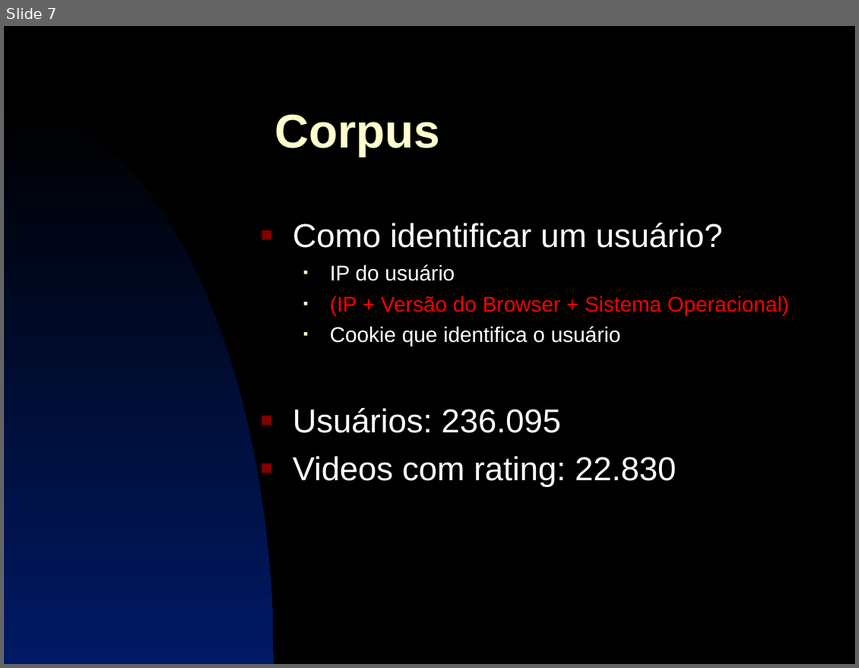
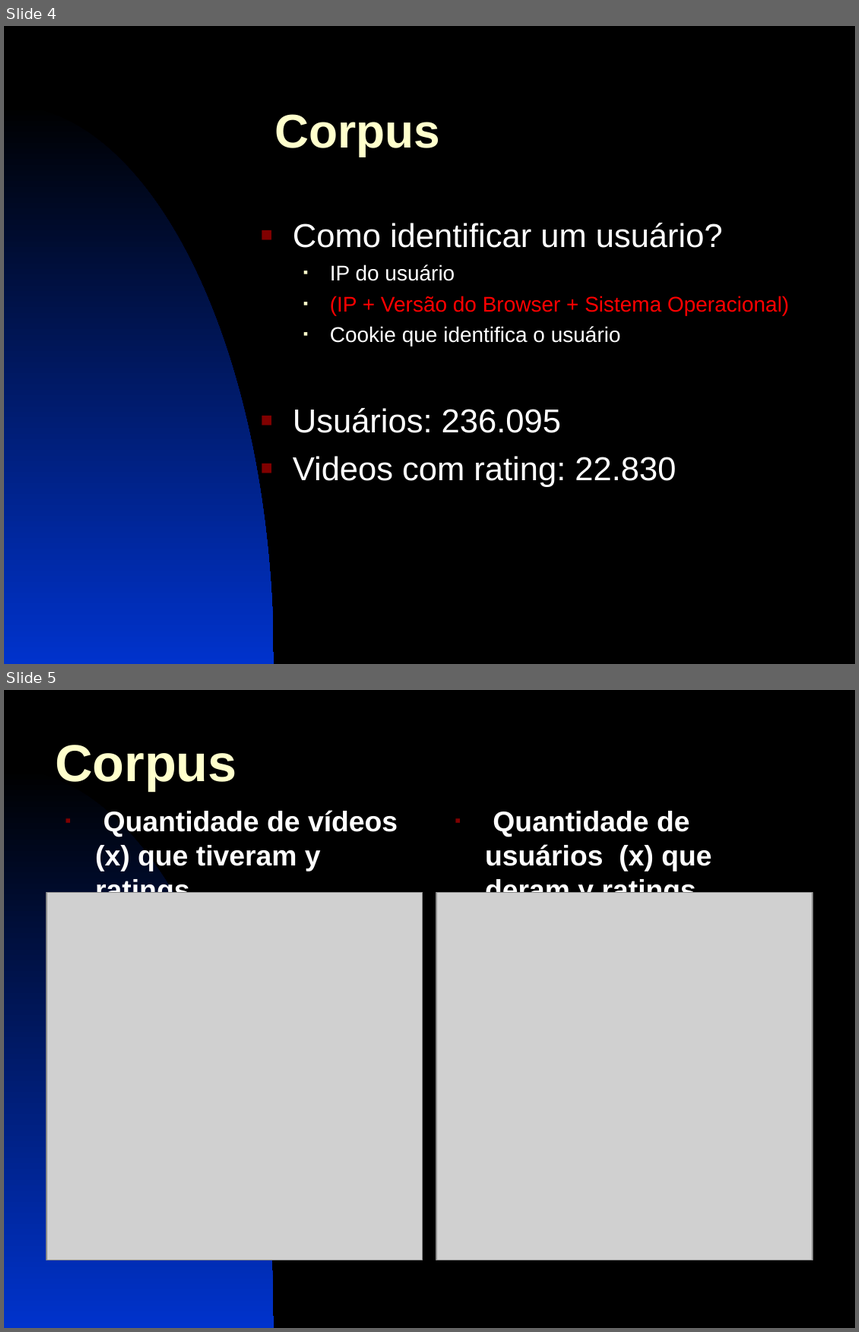
Before and after one commit to brunofms/inf2915_rsvd-video-recommendation, a slide deck: presentation/trabalho_am.ppt. Shown one above the other, each under a label of ours: slide 7 before the commit, slides 4 and 5 after it. The pictures are 859x668 and 859x1332 pixels, drawn with LibreOffice and Linux fonts; fonts in the diff are those of the drawing; grey boxes stand for pictures. Boxes give left, top, right and bottom in pixels: in the first picture for what was removed or moved away, otherwise in the second. Text is boxed around its words. In the diff, an @@ line names an element or a change of style, - is before the commit and + after.

Commit message:
Detalahdno o corpus e os resultados de treino e teste na apresentação

```diff
--- a/presentation/trabalho_am.ppt
+++ b/presentation/trabalho_am.ppt
@@ slide 5 added at <box>4,690,855,1328</box>, background #000000; not listed: 1 template element that a slide beside it also shows @@
@@ title added at <box>55,745,237,791</box>, 44 pt, text #FFFFCC, bold @@
+Corpus
@@ text added at <box>95,810,398,893</box>, 24 pt, text #FFFFFF, bold @@
+▪ Quantidade de vídeos (x) que tiveram y ratings
@@ text added at <box>485,811,712,893</box>, 24 pt, text #FFFFFF, bold @@
+▪ Quantidade de usuários (x) que deram y ratings
@@ picture added at <box>47,893,423,1260</box> @@
@@ picture added at <box>436,893,813,1260</box> @@
@@ what was slide 7 is now slide 4 @@
@@ slide 4 changed as well @@
@@ freeform shape removed at <box>4,104,274,664</box> @@
@@ freeform shape added at <box>4,104,274,664</box>, fill gradient #000000 to #0033CC @@
```
Also in this commit, not shown: 13 other slides changed, 2 other slides added.
